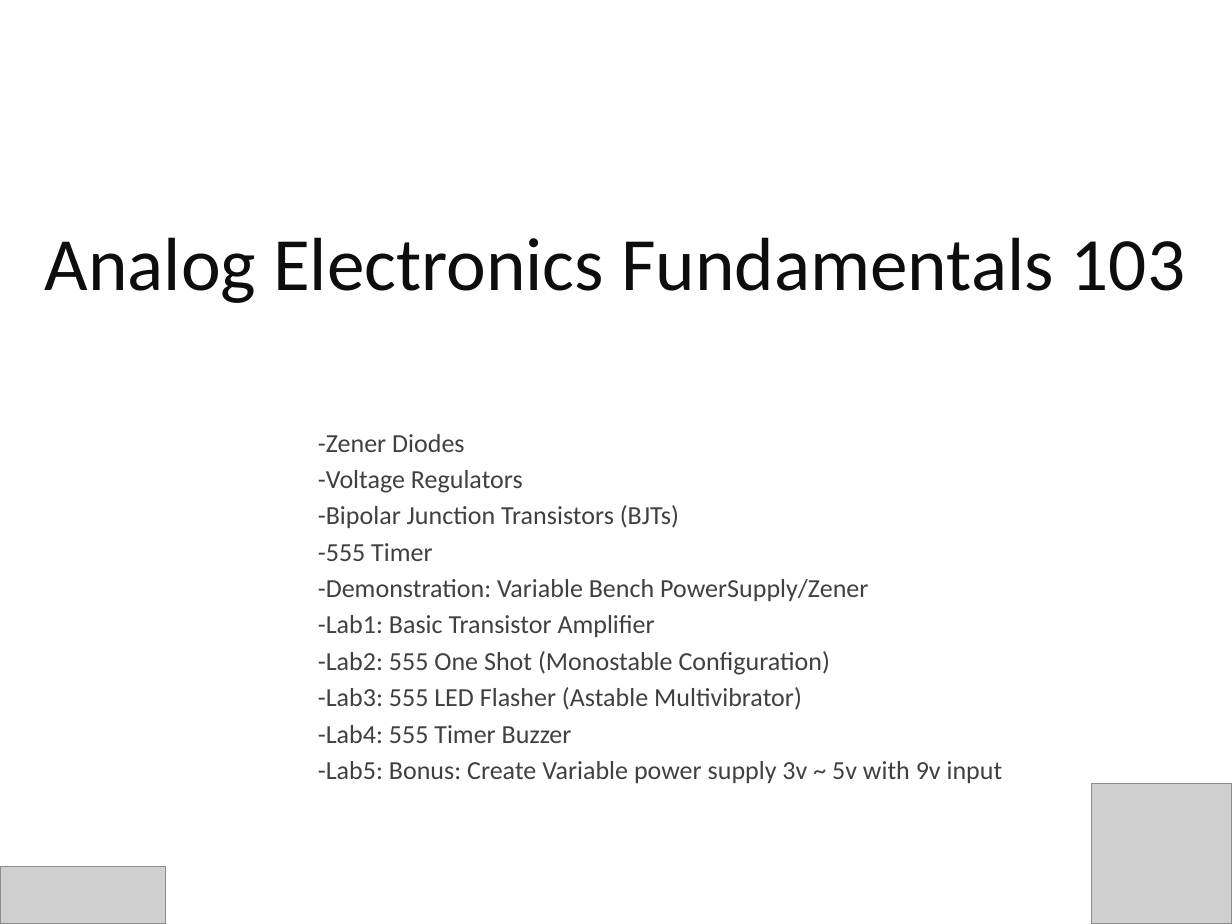
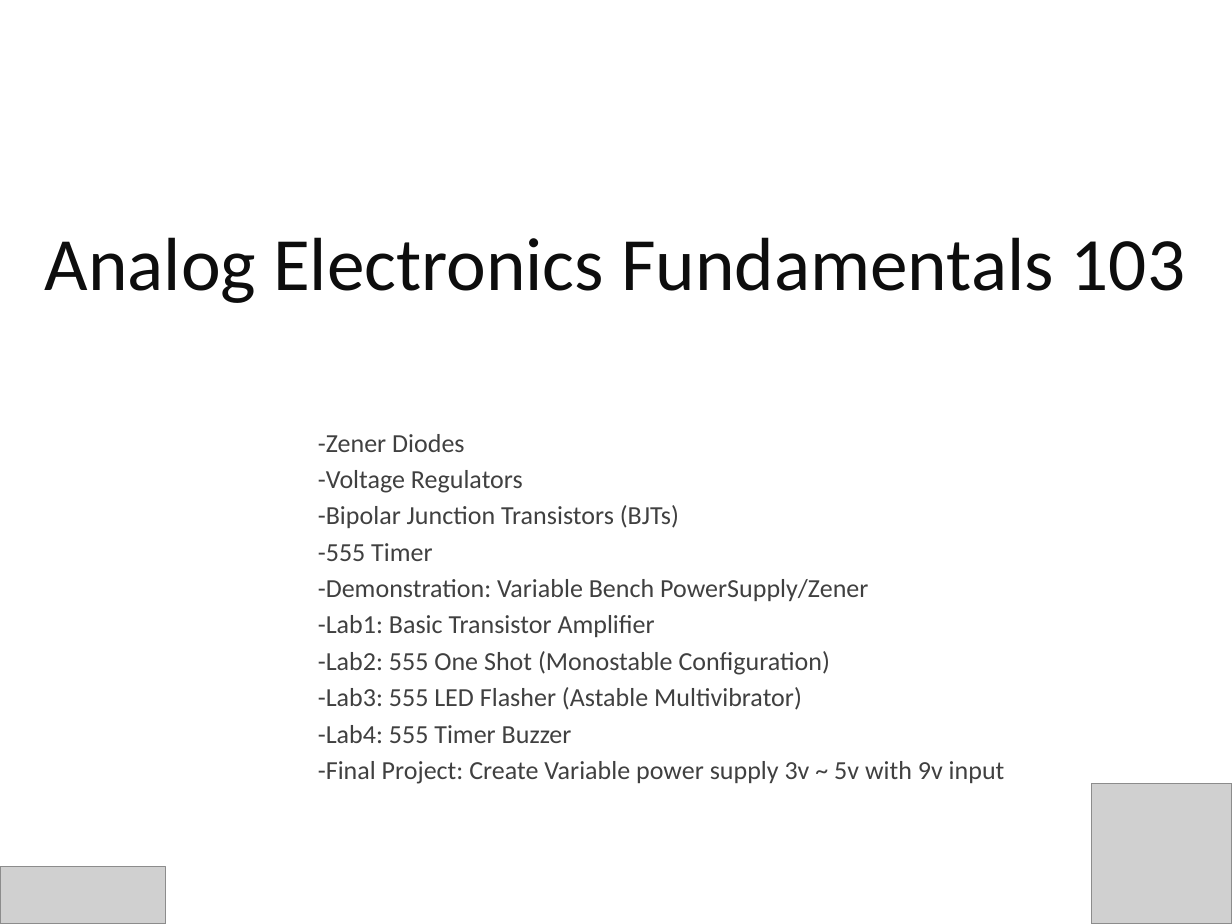
Before and after one commit to HubCityLabs/electronics-workshops-lectures, a slide deck: slide 1 of 100 - Analog Electronics Fundamentals/Analog Electronics Fundamentals 103.pptx. Drawn at 1232x924 pixels with LibreOffice and Linux fonts; fonts in the diff are those of the drawing; grey boxes stand for pictures. Boxes give left, top, right and bottom in pixels: in the first picture for what was removed or moved away, otherwise in the second. Text is boxed around its words. In the diff, an @@ line names an element or a change of style, - is before the commit and + after.

Commit message:
Made changes to Final Project's description.

```diff
--- a/100 - Analog Electronics Fundamentals/Analog Electronics Fundamentals 103.pptx
+++ b/100 - Analog Electronics Fundamentals/Analog Electronics Fundamentals 103.pptx
@@ subtitle at <box>318,761,1005,784</box>: text changed @@
--Lab5: Bonus: Create Variable power supply 3v ~ 5v with 9v input
+-Final Project: Create Variable power supply 3v ~ 5v with 9v input
```
Also in this commit, not shown: 1 other slide changed.
